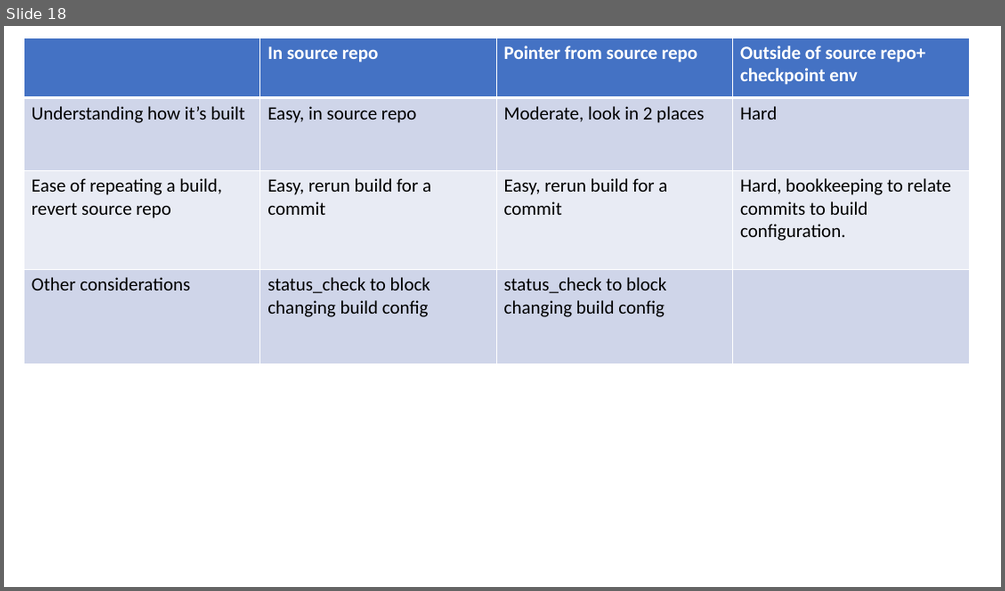
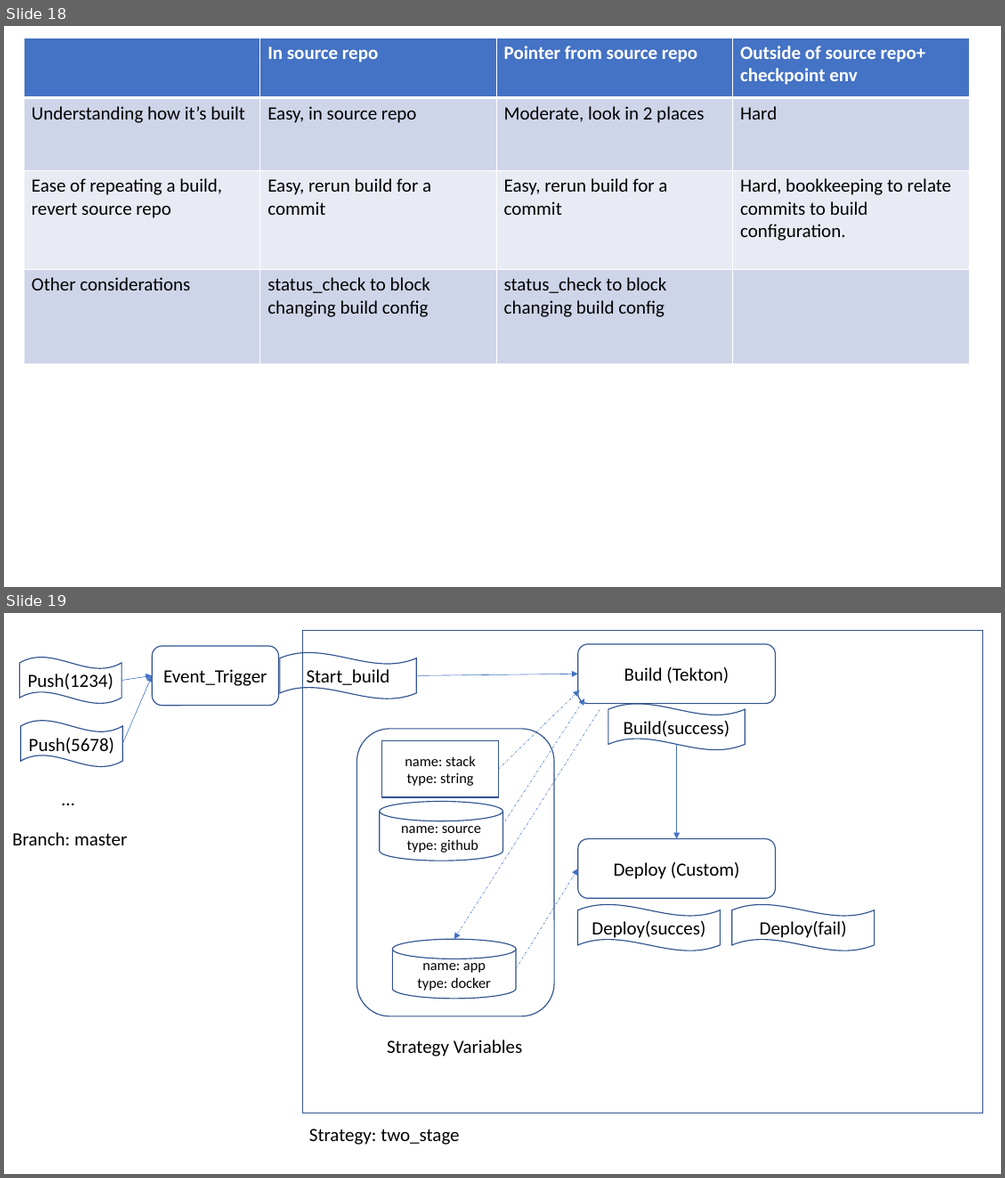
Before and after one commit to mchenggit/kabanero-event, a slide deck: architecture/KabaneroEvent.pptx. Shown one above the other, each under a label of ours: slide 18 before the commit, slides 18 and 19 after it. The pictures are 1005x591 and 1005x1178 pixels, drawn with LibreOffice and Linux fonts; fonts in the diff are those of the drawing. Boxes give left, top, right and bottom in pixels: in the first picture for what was removed or moved away, otherwise in the second. Text is boxed around its words. In the diff, an @@ line names an element or a change of style, - is before the commit and + after.

```diff
--- a/architecture/KabaneroEvent.pptx
+++ b/architecture/KabaneroEvent.pptx
@@ slide 19 added at box(4, 613, 1001, 1174), background #FFFFFF @@
@@ rectangle added at box(302, 630, 983, 1112), outline #325491 1 pt @@
@@ wave added at box(20, 657, 121, 704), outline #325491 1 pt, 18 pt, text #000000 @@
+Push(1234)
@@ rounded rectangle added at box(152, 646, 278, 705), outline #325491 1 pt, 18 pt, text #000000 @@
+Event_Trigger
@@ wave added at box(280, 653, 417, 699), outline #325491 1 pt, 18 pt, text #000000 @@
+Start_build
@@ rounded rectangle added at box(578, 644, 776, 704), outline #325491 1 pt, 18 pt, text #000000 @@
+Build (Tekton)
@@ arrow added from (121, 681) to (152, 676), #4472C4 0.5 pt @@
@@ arrow added from (123, 744) to (152, 676), #4472C4 0.5 pt @@
@@ arrow added from (417, 676) to (578, 674), #4472C4 0.5 pt @@
@@ arrow added from (498, 770) to (580, 690), #4472C4 0.5 pt dashed @@
@@ arrow added from (600, 709) to (454, 939), #4472C4 0.5 pt dashed @@
@@ arrow added from (505, 821) to (584, 698), #4472C4 0.5 pt dashed @@
@@ wave added at box(608, 704, 745, 750), outline #325491 1 pt, 18 pt, text #000000 @@
+Build(success)
@@ wave added at box(20, 720, 122, 766), outline #325491 1 pt, 18 pt, text #000000 @@
+Push(5678)
@@ rounded rectangle added at box(357, 729, 554, 1017), outline #325491 1 pt @@
@@ rectangle added at box(382, 741, 498, 798), outline #325491 1 pt, 14 pt, text #000000 @@
+name: stack
+type: string
@@ arrow added from (677, 744) to (677, 839), #4472C4 0.5 pt @@
@@ text added at box(54, 784, 82, 813), 18 pt, text #000000 @@
+…
@@ cylinder added at box(380, 802, 502, 860), outline #325491 1 pt, 14 pt, text #000000 @@
+name: source
+type: github
@@ text added at box(12, 832, 127, 845), 18 pt, text #000000 @@
+Branch: master
@@ rounded rectangle added at box(578, 839, 776, 898), outline #325491 1 pt, 18 pt, text #000000 @@
+Deploy (Custom)
@@ arrow added from (517, 969) to (578, 868), #4472C4 0.5 pt dashed @@
@@ wave added at box(577, 905, 720, 951), outline #325491 1 pt, 18 pt, text #000000 @@
+Deploy(succes)
@@ wave added at box(732, 905, 874, 951), outline #325491 1 pt, 18 pt, text #000000 @@
+Deploy(fail)
@@ cylinder added at box(393, 939, 517, 998), outline #325491 1 pt, 14 pt, text #000000 @@
+name: app
+type: docker
@@ text added at box(387, 1039, 522, 1056), 18 pt, text #000000 @@
+Strategy Variables
@@ text added at box(309, 1128, 459, 1144), 18 pt, text #000000 @@
+Strategy: two_stage
```
Also in this commit, not shown: 1 slide changed, 2 other files.
